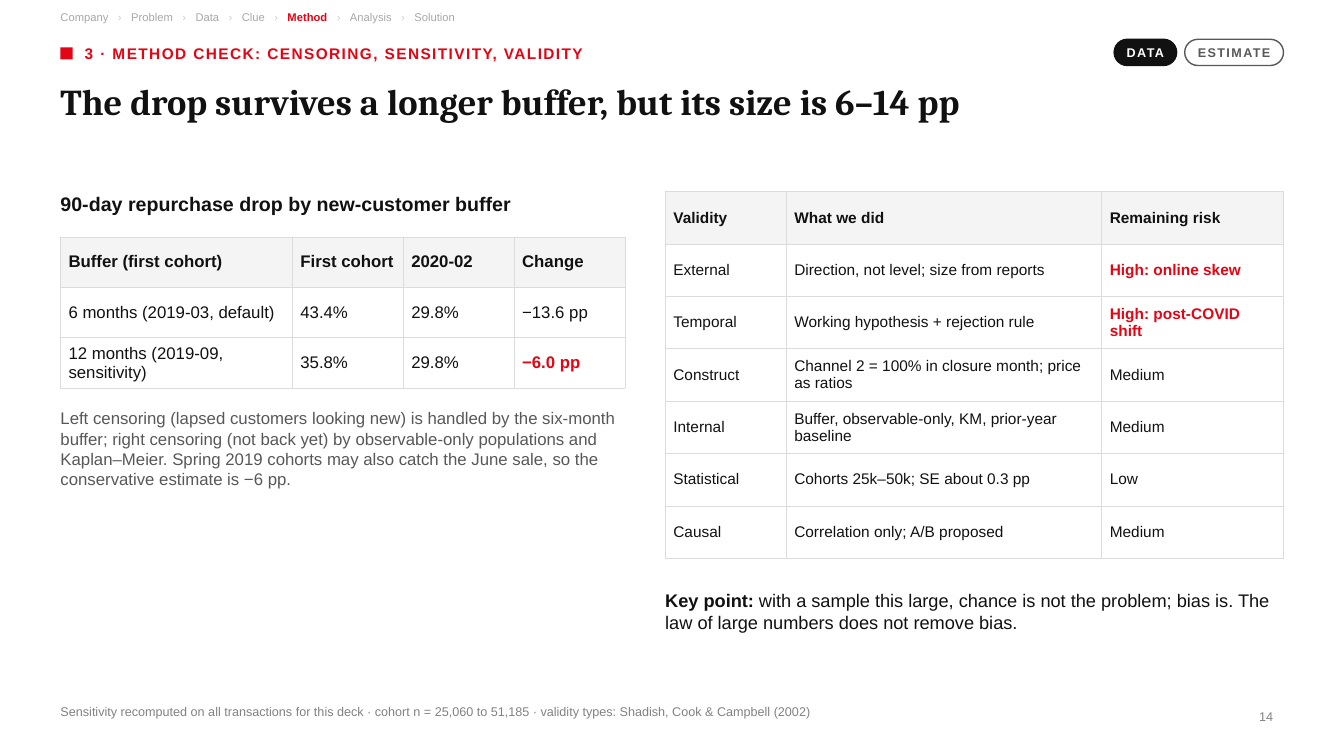
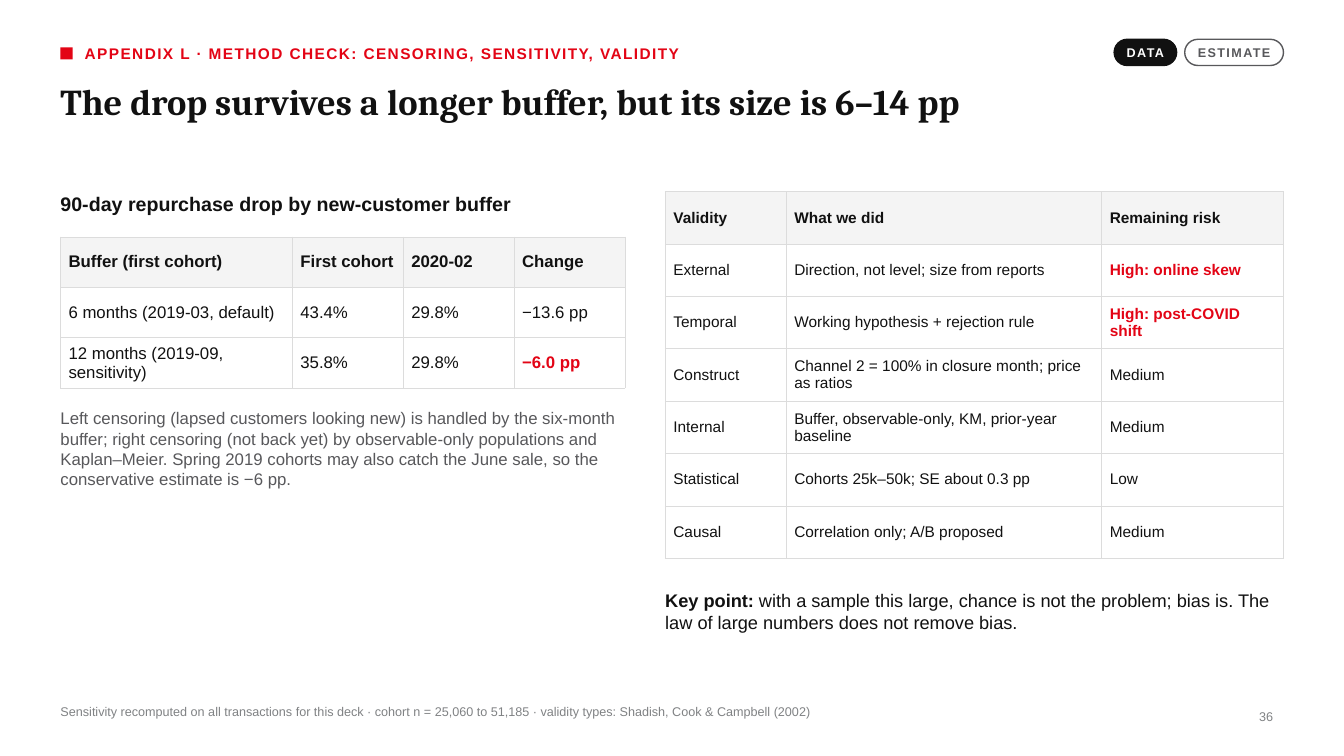
Before and after one commit to underthesun7213/social-data, a slide deck: slide 36 of presentation/hm_retention_deck_en.pptx (slide 14 before the commit). Drawn at 1344x756 pixels with LibreOffice and Linux fonts; fonts in the diff are those of the drawing. Boxes give left, top, right and bottom in pixels: in the first picture for what was removed or moved away, otherwise in the second. Text is boxed around its words. In the diff, an @@ line names an element or a change of style, - is before the commit and + after.

```diff
--- a/presentation/hm_retention_deck_en.pptx
+++ b/presentation/hm_retention_deck_en.pptx
@@ text removed at <box>60,13,455,23</box> @@
-Company › Problem › Data › Clue › Method › Analysis › Solution
@@ text at <box>85,48,679,62</box>: text changed @@
-3 · METHOD CHECK: CENSORING, SENSITIVITY, VALIDITY
+APPENDIX L · METHOD CHECK: CENSORING, SENSITIVITY, VALIDITY
@@ page number at <box>1259,712,1273,721</box>: text changed @@
-14
+36
```
Also in this commit, not shown: 18 other slides changed, 1 slide added, 4 other files.
